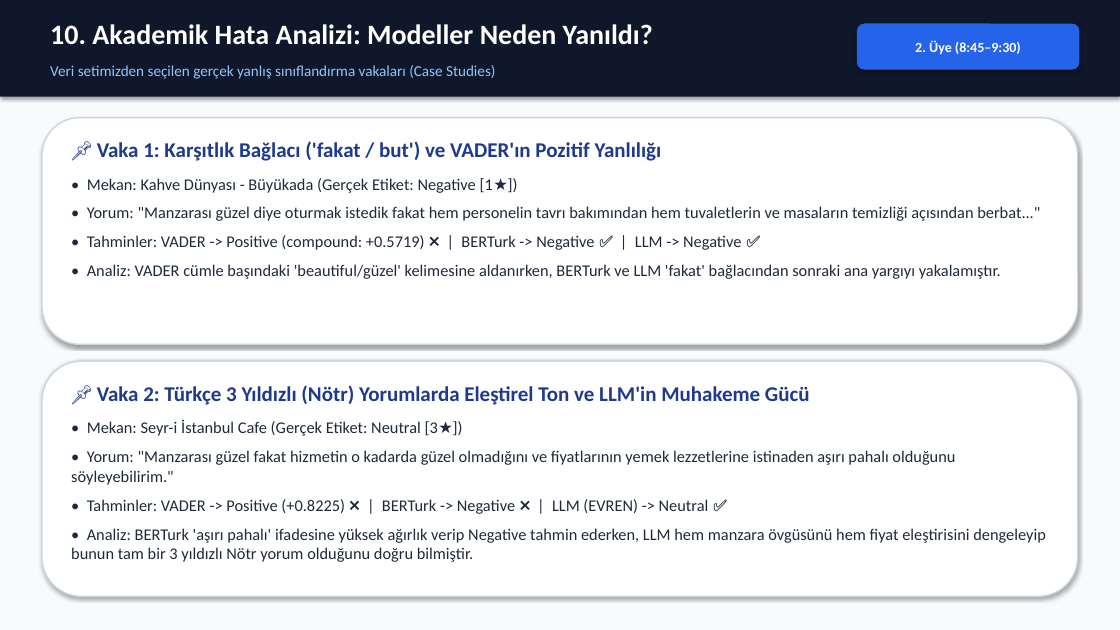
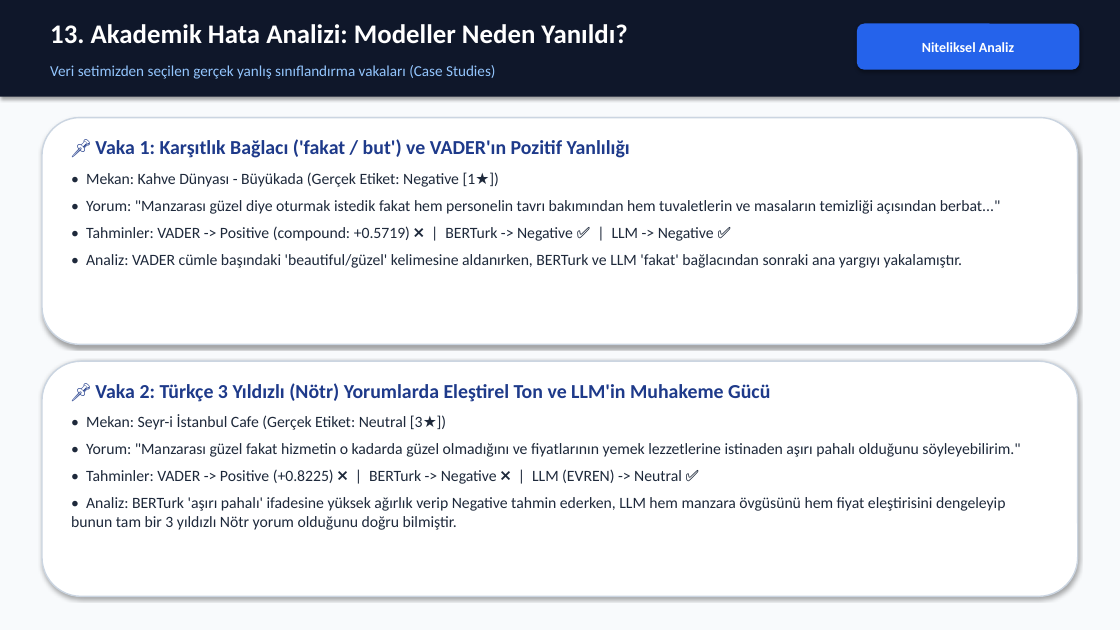
Before and after one commit to erenaksoyy/BIM448_Duygu_Analizi_Projesi, a slide deck: slide 14 of 4_Rapor_ve_Gorseller/BIM448_Proje_Sunumu.pptx (slide 11 before the commit). Drawn at 1120x630 pixels with LibreOffice and Linux fonts; fonts in the diff are those of the drawing. Boxes give left, top, right and bottom in pixels: in the first picture for what was removed or moved away, otherwise in the second. Text is boxed around its words. In the diff, an @@ line names an element or a change of style, - is before the commit and + after.

Commit message:
docs: Remove duration labels from presentation and add theoretical explanations of VADER, BERT, and LLM

```diff
--- a/4_Rapor_ve_Gorseller/BIM448_Proje_Sunumu.pptx
+++ b/4_Rapor_ve_Gorseller/BIM448_Proje_Sunumu.pptx
@@ text at <box>50,24,627,44</box>: text changed; size 24 to 23 pt @@
-10. Akademik Hata Analizi: Modeller Neden Yanıldı?
+13. Akademik Hata Analizi: Modeller Neden Yanıldı?
@@ text in rounded rectangle at <box>922,42,1014,52</box>: text changed @@
-2. Üye (8:45–9:30)
+Niteliksel Analiz
@@ text "📌 Vaka 1: Karşıtlık Bağlacı ..." at <box>86,139,1001,268</box>: size 18 to 17 pt in "📌 Vaka 1: Karşıtlık Bağlacı ('fakat / ..."; size 14 to 13.5 pt in "• Mekan: Kahve Dünyası - Büyükada (Gerçek ...", "• Yorum: "Manzarası güzel diye oturmak istedik ...", "• Tahminler: VADER -> Positive (compound: +0.5719) ...", "• Analiz: VADER cümle başındaki 'beautiful/güzel' kelimesine ..."; less space between paragraphs @@
@@ text "📌 Vaka 2: Türkçe 3 ..." at <box>71,383,1020,530</box>: size 18 to 17 pt in "📌 Vaka 2: Türkçe 3 Yıldızlı (Nötr) ..."; size 14 to 13.5 pt in "• Mekan: Seyr-i İstanbul Cafe (Gerçek Etiket: ...", "• Yorum: "Manzarası güzel fakat hizmetin o ...", "• Tahminler: VADER -> Positive (+0.8225) ❌ ...", "• Analiz: BERTurk 'aşırı pahalı' ifadesine yüksek ..."; less space between paragraphs @@
```
Also in this commit, not shown: 11 other slides changed, 3 slides added, 3 other files.
